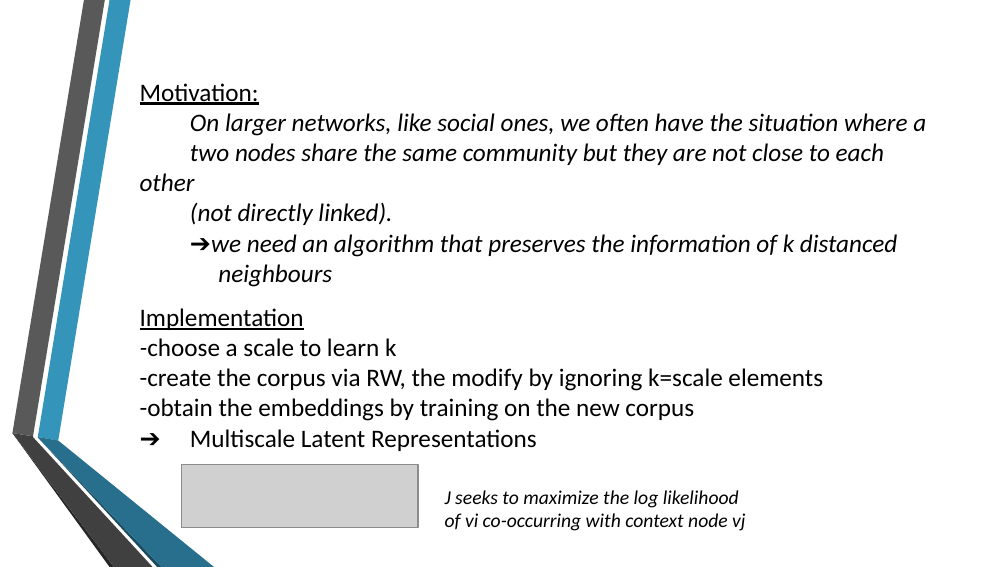
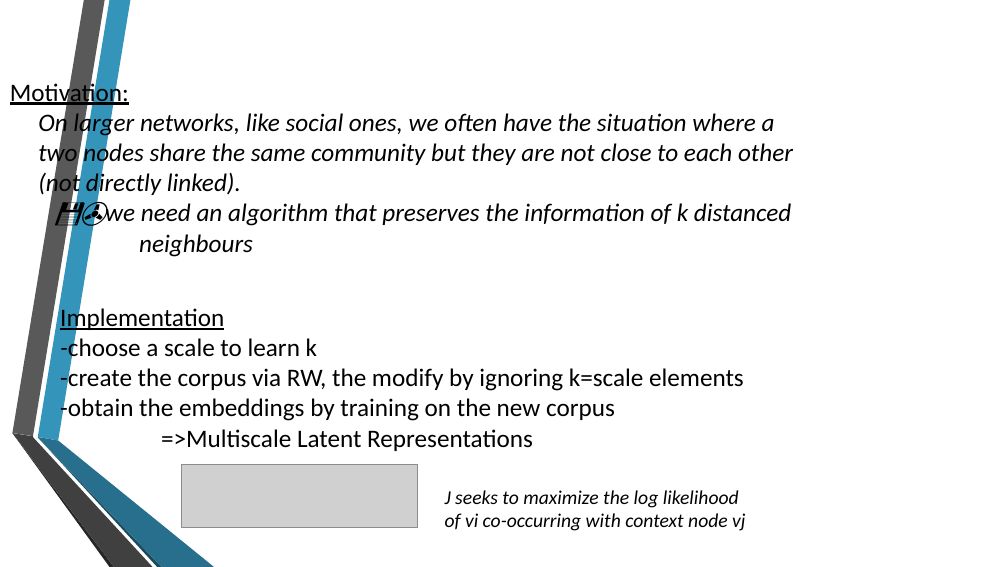
Before and after one commit to Edward326/WalkletsEmbeddings, a slide deck: slide 12 of walklets_embedding/docs/Walklets.pptx. Drawn at 1008x567 pixels with LibreOffice and Linux fonts; fonts in the diff are those of the drawing; grey boxes stand for pictures; background and template pictures are left out. Boxes give left, top, right and bottom in pixels: in the first picture for what was removed or moved away, otherwise in the second. Text is boxed around its words. In the diff, an @@ line names an element or a change of style, - is before the commit and + after.

```diff
--- a/walklets_embedding/docs/Walklets.pptx
+++ b/walklets_embedding/docs/Walklets.pptx
@@ text "Motivation:": place and size @@
-text "Motivation:" at [140,83,926,257]
+text "Motivation:" at [10,80,793,257]
@@ text at [105,203,791,226]: text changed @@
-➔we need an algorithm that preserves the information of k distanced
+💾✇we need an algorithm that preserves the information of k distanced
@@ text "Implementation": place and size @@
-text "Implementation" at [140,308,823,451]
+text "Implementation" at [60,305,744,451]
@@ outline redrawn in 5 elements at [38,0,131,440], [12,433,114,567], [38,437,215,567], [12,433,152,567], [38,437,161,566] @@
@@ text at [161,429,533,451]: text changed @@
-➔ Multiscale Latent Representations
+=>Multiscale Latent Representations
```
Also in this commit, not shown: 21 other slides changed, 1 slide added, 2 slides removed, 1 other file.
